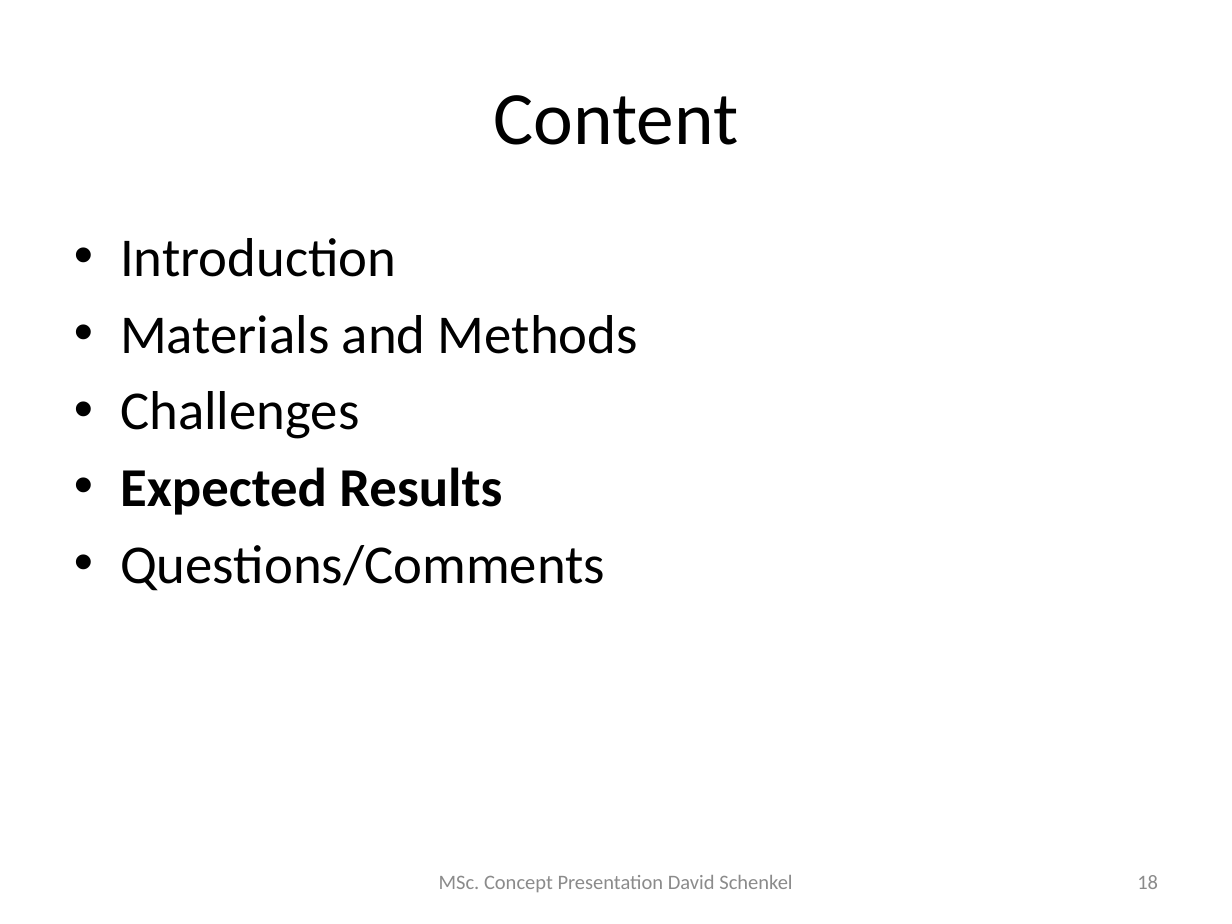
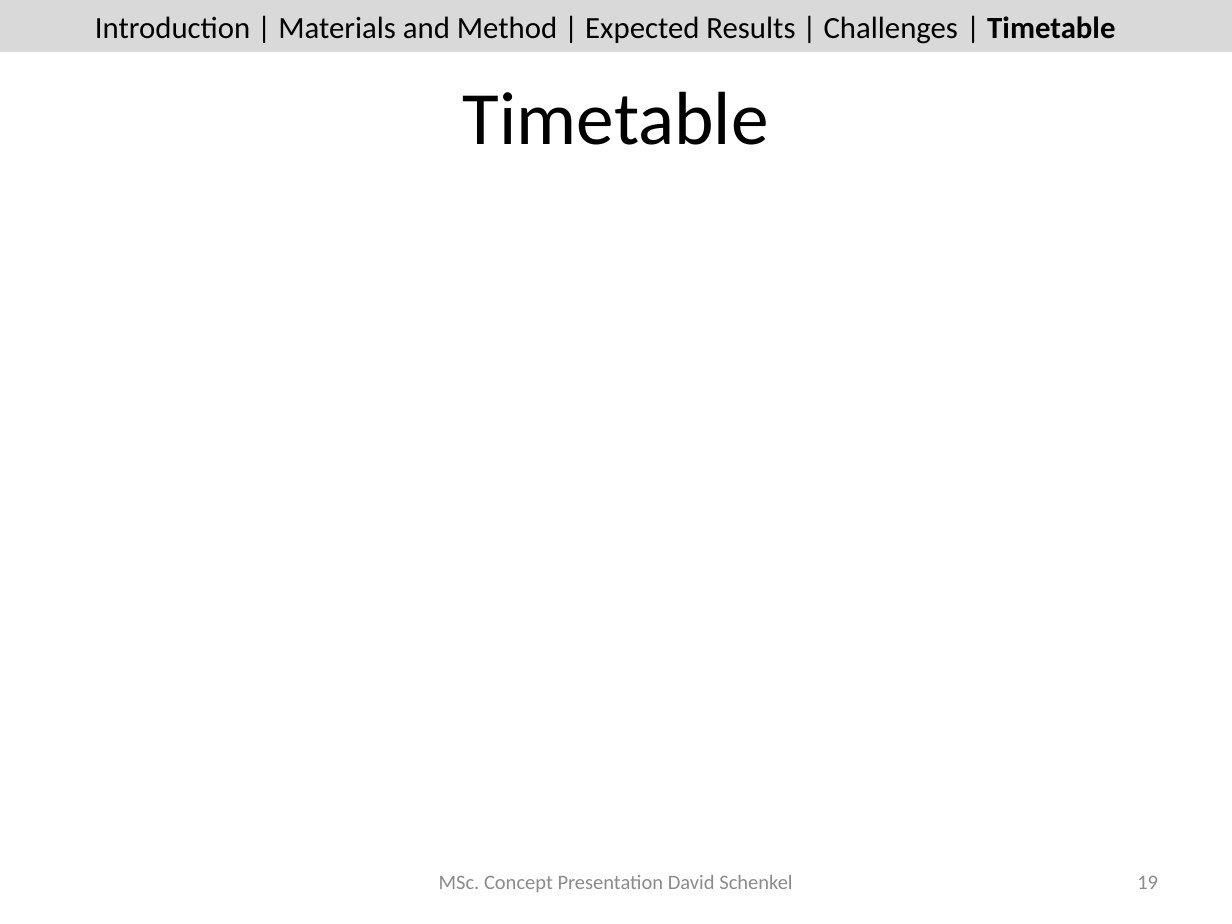
Before and after one commit to dschenkel/geo511, a slide deck: slide 19 of concept_presentation.pptx (slide 18 before the commit). Drawn at 1232x924 pixels with LibreOffice and Linux fonts; fonts in the diff are those of the drawing. Boxes give left, top, right and bottom in pixels: in the first picture for what was removed or moved away, otherwise in the second. Text is boxed around its words. In the diff, an @@ line names an element or a change of style, - is before the commit and + after.

Commit message:
presentation, timetable

```diff
--- a/concept_presentation.pptx
+++ b/concept_presentation.pptx
@@ rectangle added at [0, 0, 1232, 52], fill #D9D9D9 @@
@@ text added at [95, 16, 1115, 44], 18 pt, text #000000 @@
+Introduction | Materials and Method | Expected Results | Challenges | Timetable
@@ title at [463, 91, 769, 145]: text changed @@
-Content
+Timetable
@@ text removed at [120, 238, 638, 591] @@
-• Introduction
-• Materials and Methods
-• Challenges
-• Expected Results
-• Questions/Comments
@@ page number at [1137, 876, 1158, 889]: text changed @@
-18
+19
```
Also in this commit, not shown: 19 other slides changed, 2 slides added, 13 other files.
